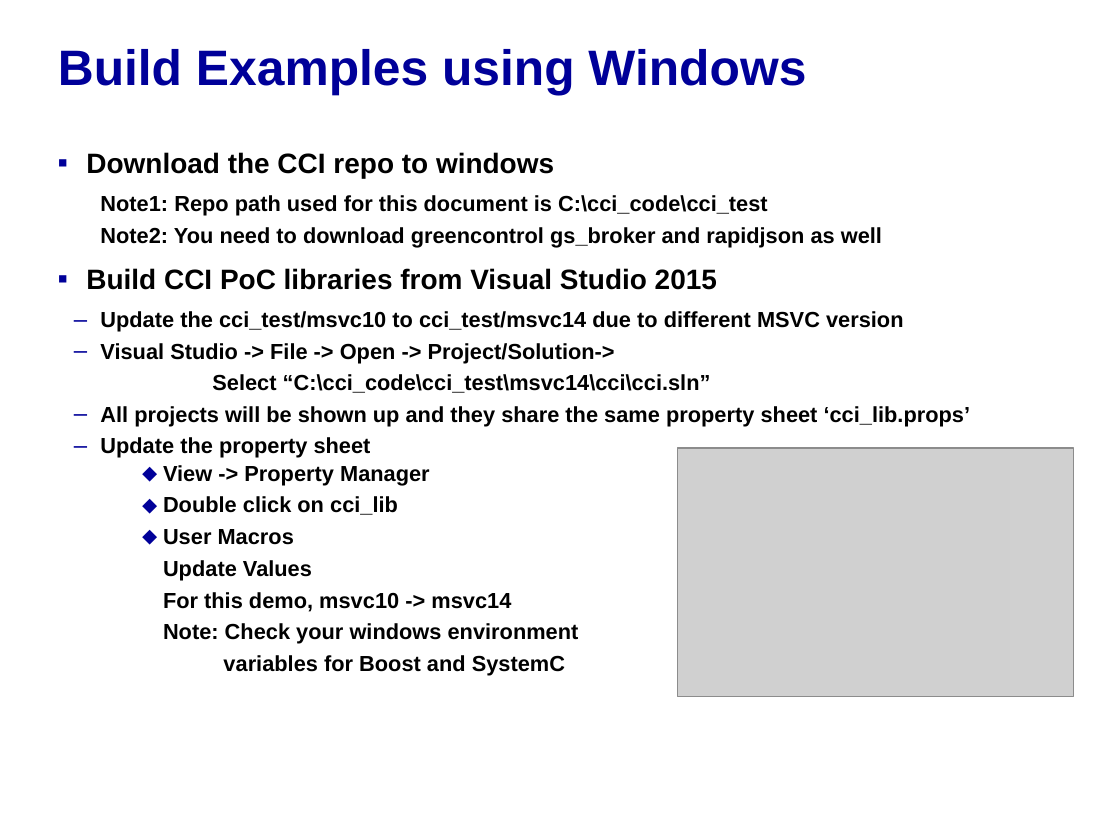
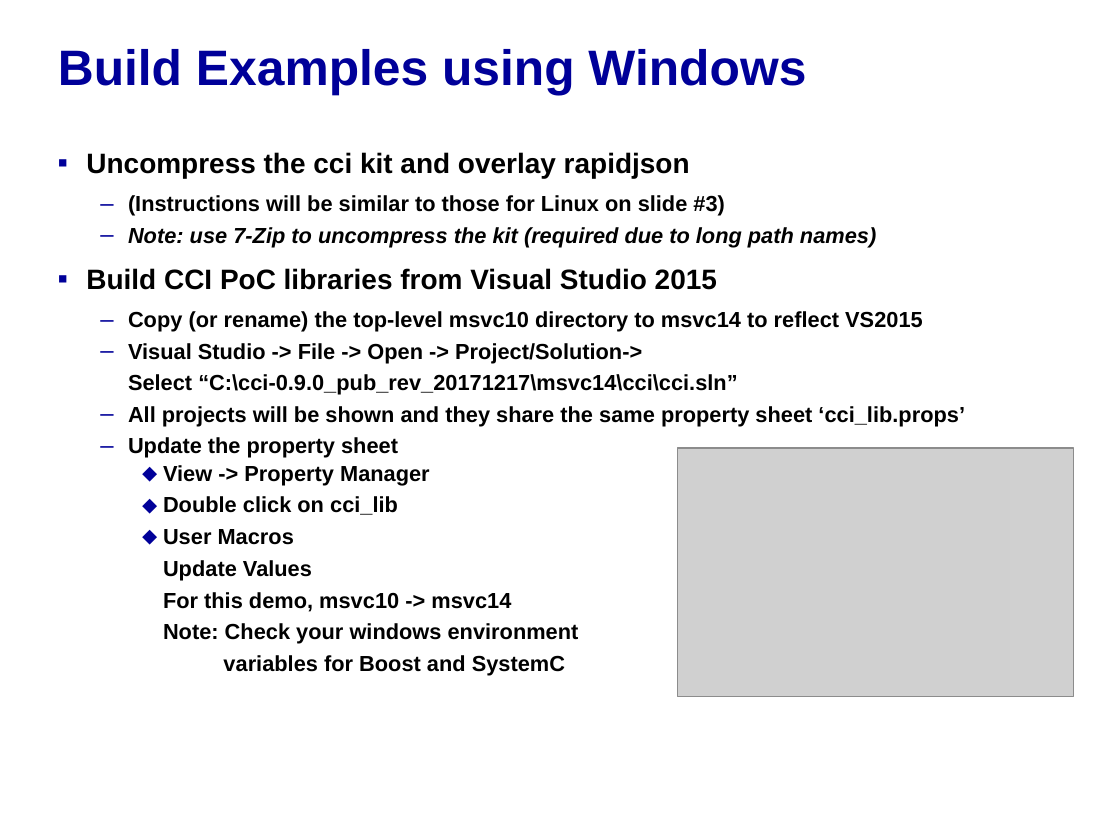
Before and after one commit to accellera-official/cci, a slide deck: slide 5 of examples/Compile_and_Run_CCI_Examples.ppt. Drawn at 1120x840 pixels with LibreOffice and Linux fonts; fonts in the diff are those of the drawing; grey boxes stand for pictures; background and template pictures are left out. Boxes give left, top, right and bottom in pixels: in the first picture for what was removed or moved away, otherwise in the second. Text is boxed around its words. In the diff, an @@ line names an element or a change of style, - is before the commit and + after.

Commit message:
Final cleanup of instructions.

```diff
--- a/examples/Compile_and_Run_CCI_Examples.ppt
+++ b/examples/Compile_and_Run_CCI_Examples.ppt
@@ text at (86, 152, 876, 247): text changed @@
-▪ Download the CCI repo to windows
-  Note1: Repo path used for this document is C:\cci_code\cci_test
-  Note2: You need to download greencontrol gs_broker and rapidjson as well
+▪ Uncompress the cci kit and overlay rapidjson
+  – (Instructions will be similar to those for Linux on slide #3)
+  – Note: use 7-Zip to uncompress the kit (required due to long path names)
@@ text at (128, 311, 923, 332): text changed @@
-  – Update the cci_test/msvc10 to cci_test/msvc14 due to different MSVC version
+  – Copy (or rename) the top-level msvc10 directory to msvc14 to reflect VS2015
@@ text at (128, 343, 642, 458): indent changed @@
@@ text at (128, 374, 965, 427): text changed @@
-  Select “C:\cci_code\cci_test\msvc14\cci\cci.sln”
-  – All projects will be shown up and they share the same property sheet ‘cci_lib.props’
+  Select “C:\cci-0.9.0_pub_rev_20171217\msvc14\cci\cci.sln”
+  – All projects will be shown and they share the same property sheet ‘cci_lib.props’
```
Also in this commit, not shown: 3 other slides changed, 2 other files.
